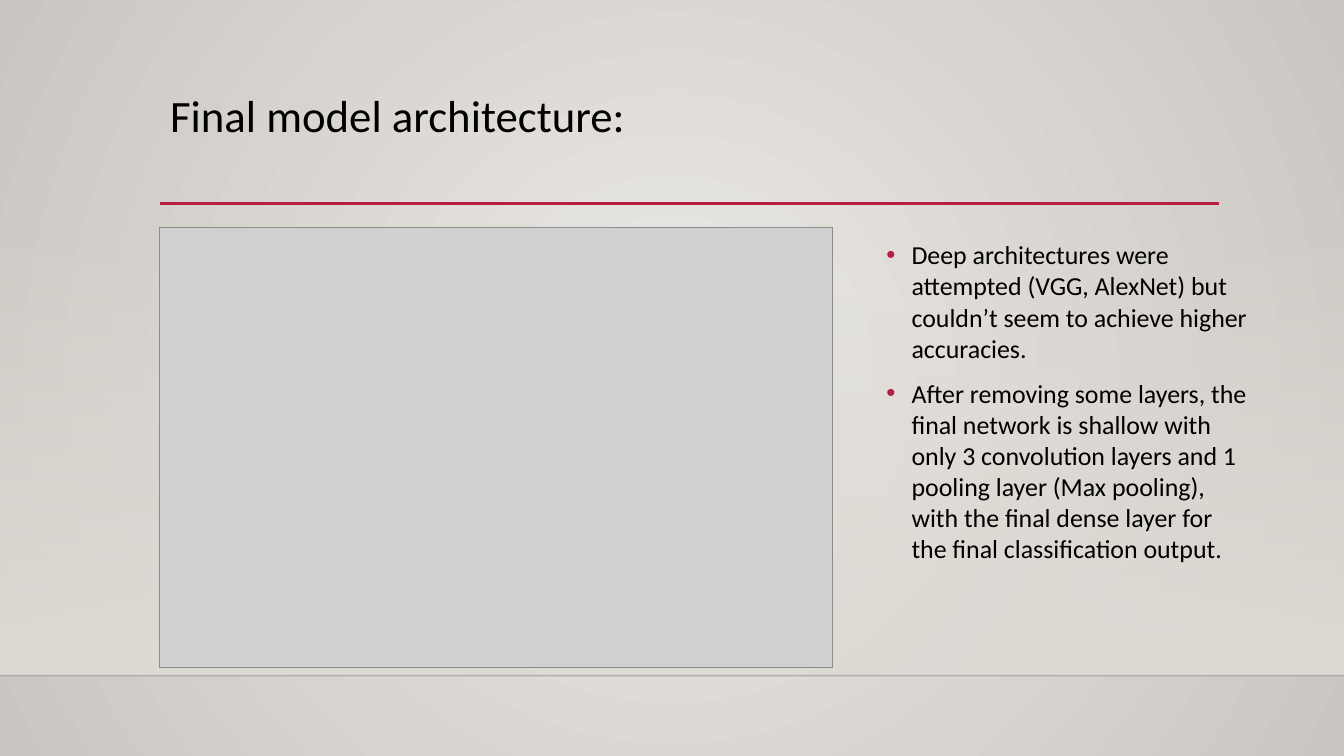
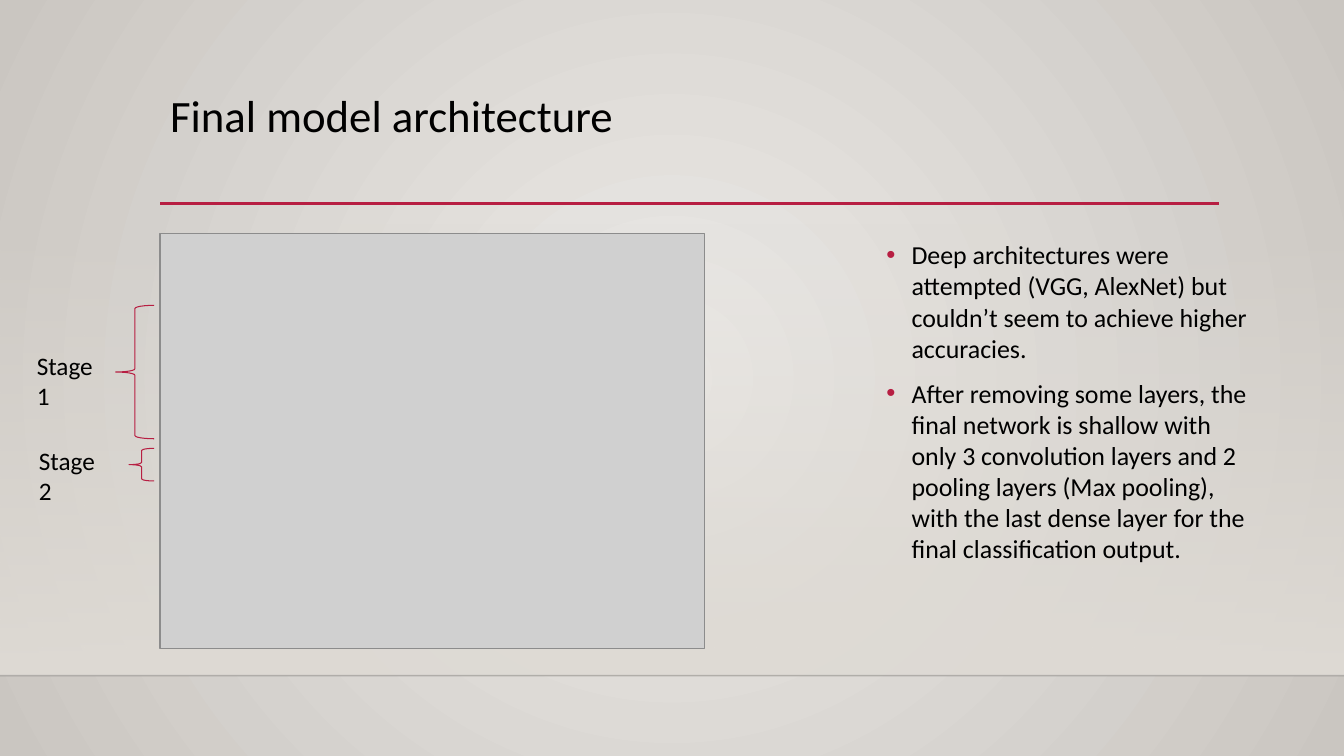
Before and after one commit to Kesterchia/Classifying-Chest-X-Rays, a slide deck: slide 17 of Identifying Covid-19 patients from Chest X-Rays.pptx (slide 16 before the commit). Drawn at 1344x756 pixels with LibreOffice and Linux fonts; fonts in the diff are those of the drawing; grey boxes stand for pictures; background and template pictures are left out. Boxes give left, top, right and bottom in pixels: in the first picture for what was removed or moved away, otherwise in the second. Text is boxed around its words. In the diff, an @@ line names an element or a change of style, - is before the commit and + after.

```diff
--- a/Identifying Covid-19 patients from Chest X-Rays.pptx
+++ b/Identifying Covid-19 patients from Chest X-Rays.pptx
@@ title at (170,101,613,133): text changed @@
-Final model architecture:
+Final model architecture
@@ picture: place and size @@
-picture at (160,228,834,667)
+picture at (160,234,705,648)
@@ left brace added at (116,306,154,439), outline #B71E42 0.75 pt @@
@@ text added at (37,358,93,405), 18 pt, text #000000 @@
+Stage 1
@@ text at (912,385,1246,562): text changed @@
-• After removing some layers, the final network is shallow with only 3 convolution layers and 1 pooling layer (Max pooling), with the final dense layer for the final classification output.
+• After removing some layers, the final network is shallow with only 3 convolution layers and 2 pooling layers (Max pooling), with the last dense layer for the final classification output.
@@ left brace added at (129,449,154,481), outline #B71E42 0.75 pt @@
@@ text added at (39,453,95,500), 18 pt, text #000000 @@
+Stage 2
```
Also in this commit, not shown: 6 other slides changed, 4 slides added, 2 slides removed, 1 other file.
